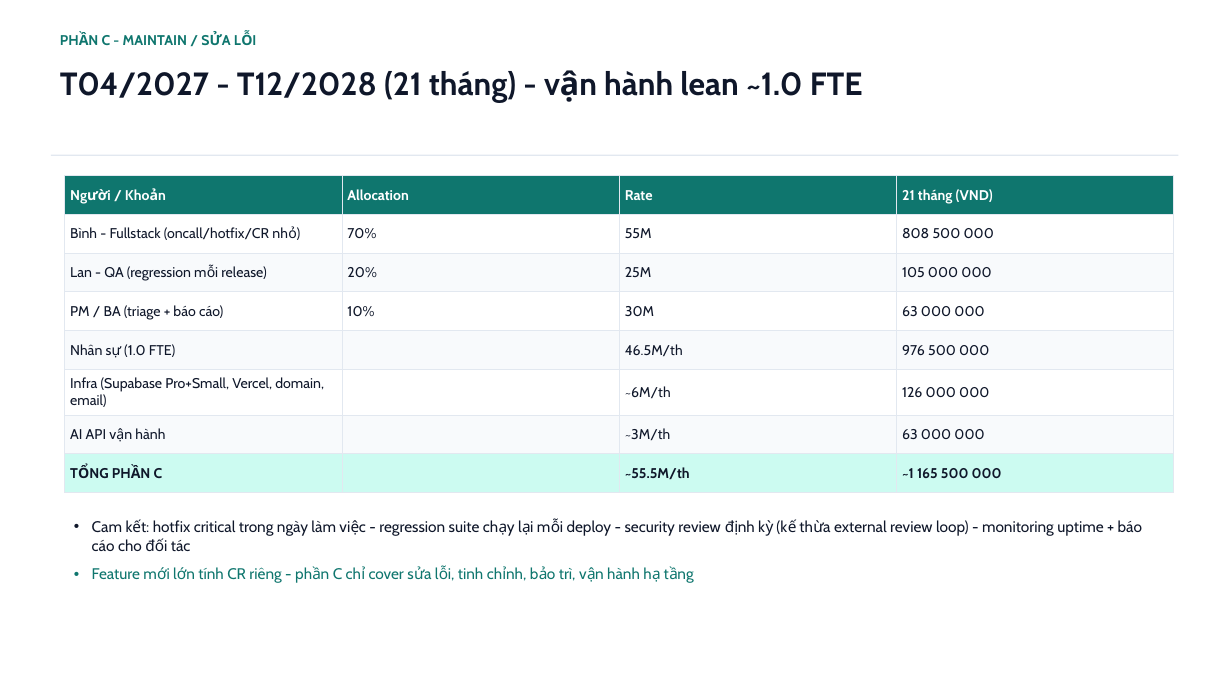
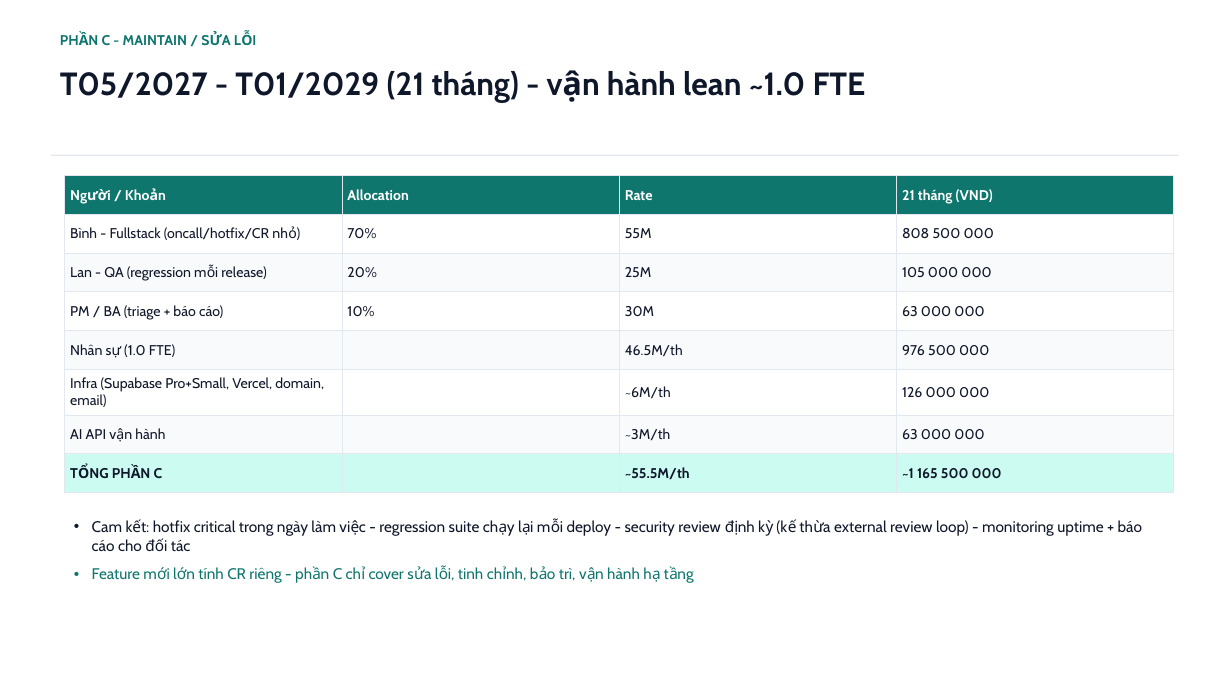
Before and after one commit to saintzzz/so-chu-nhiem-so, a slide deck: slide 7 of docs/handover/PROPOSAL-tong-dau-tu-2ty8.pptx. Drawn at 1232x693 pixels with LibreOffice and Linux fonts; fonts in the diff are those of the drawing. Boxes give left, top, right and bottom in pixels: in the first picture for what was removed or moved away, otherwise in the second. Text is boxed around its words. In the diff, an @@ line names an element or a change of style, - is before the commit and + after.

```diff
--- a/docs/handover/PROPOSAL-tong-dau-tu-2ty8.pptx
+++ b/docs/handover/PROPOSAL-tong-dau-tu-2ty8.pptx
@@ text at (60,71,866,103): text changed @@
-T04/2027 - T12/2028 (21 tháng) - vận hành lean ~1.0 FTE
+T05/2027 - T01/2029 (21 tháng) - vận hành lean ~1.0 FTE
```
Also in this commit, not shown: 8 other slides changed, 6 other files.
